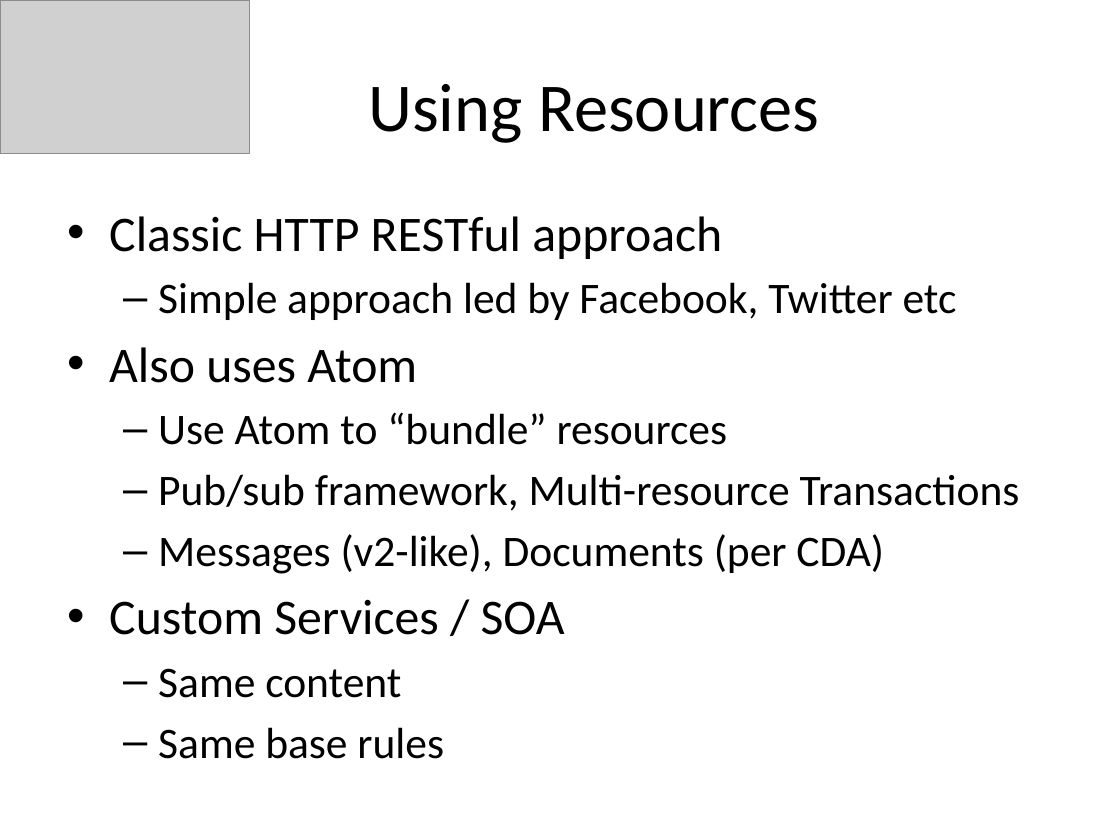
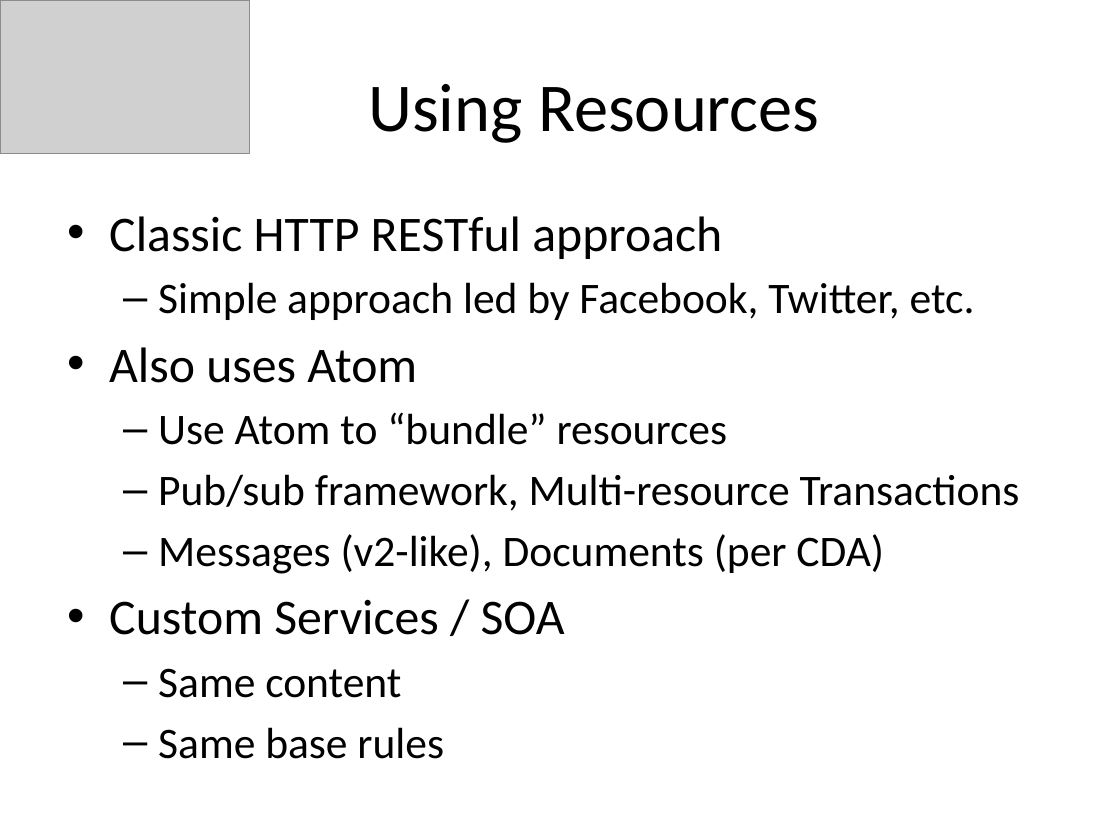
Before and after one commit to vista-novo/fhir, a slide deck: slide 10 of presentations/2012 Dec Webinar/FHIR Webinar.pptx. Drawn at 1120x840 pixels with LibreOffice and Linux fonts; fonts in the diff are those of the drawing; grey boxes stand for pictures. Boxes give left, top, right and bottom in pixels: in the first picture for what was removed or moved away, otherwise in the second. Text is boxed around its words. In the diff, an @@ line names an element or a change of style, - is before the commit and + after.

```diff
--- a/presentations/2012 Dec Webinar/FHIR Webinar.pptx
+++ b/presentations/2012 Dec Webinar/FHIR Webinar.pptx
@@ text at (x1=158, y1=282, x2=975, y2=320): text changed @@
-  – Simple approach led by Facebook, Twitter etc
+  – Simple approach led by Facebook, Twitter, etc.
```
Also in this commit, not shown: 3 other slides changed.
